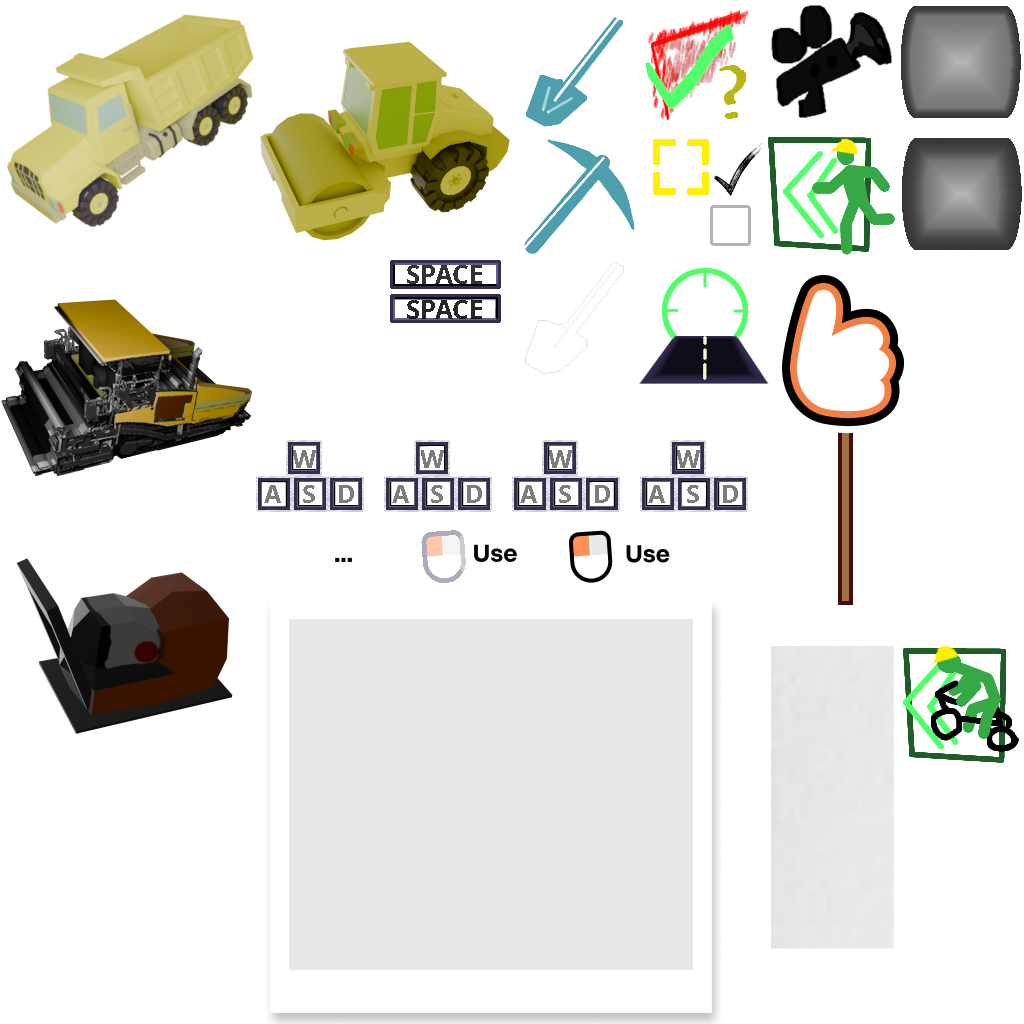
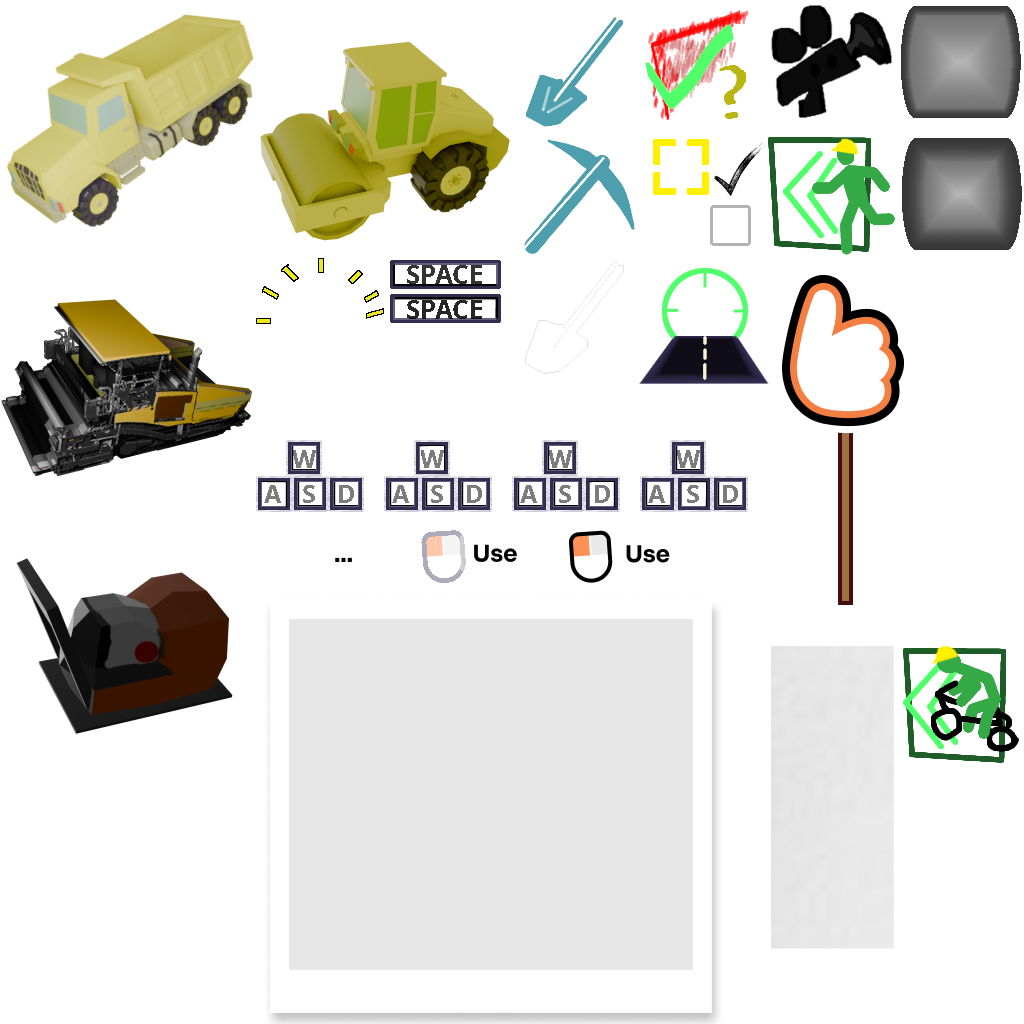
The second 1024×1024 image is a revision of the first. Changes to its layers:
added layer "hungry lines" above "exit_door copy #2" over [256, 258, 384, 324]
